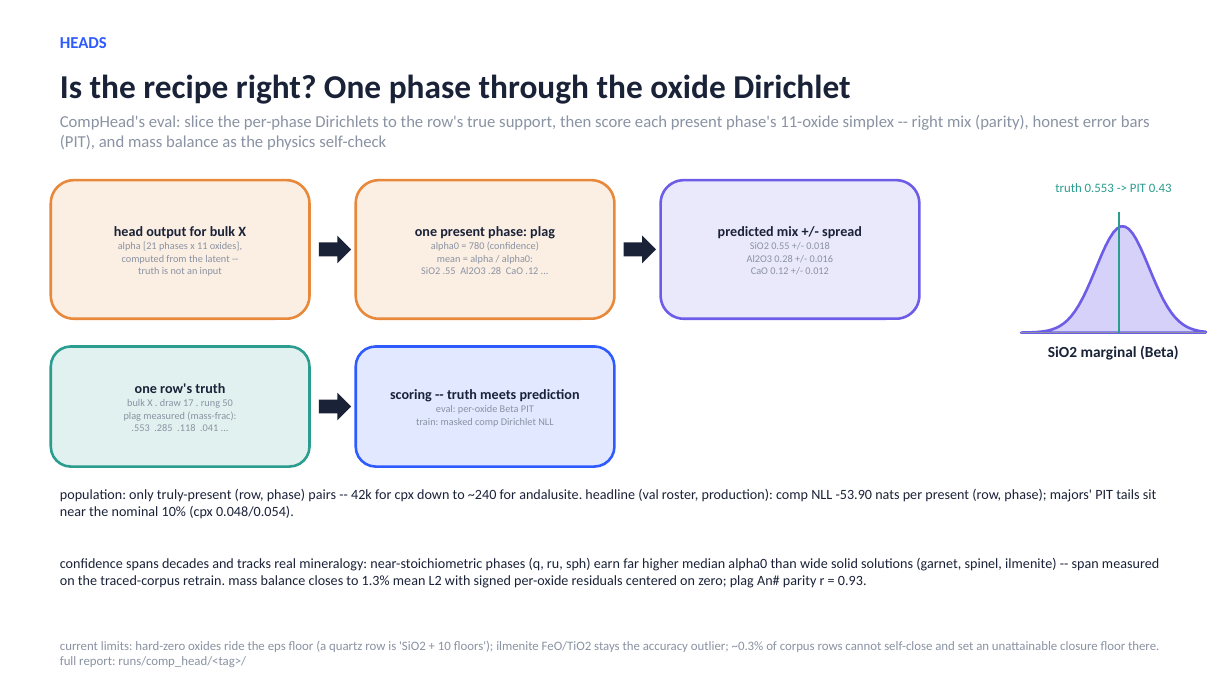
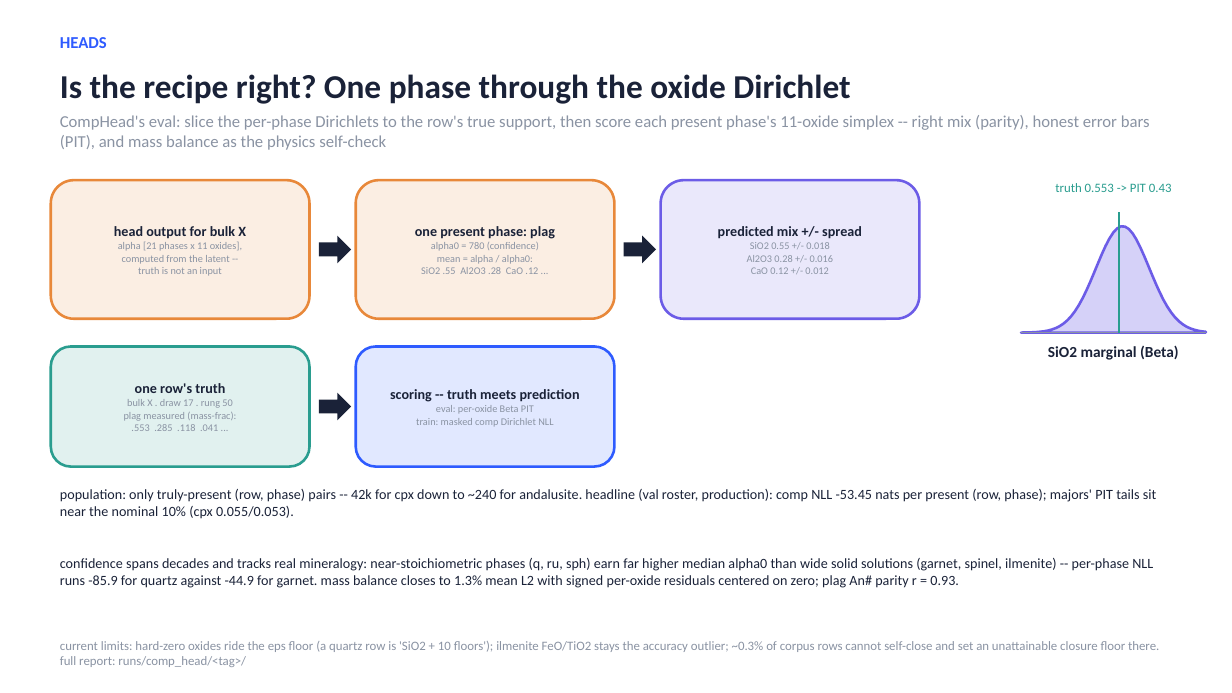
Before and after one commit to matthew-j-liu/phasecast, a slide deck: slide 16 of slides/overview.pptx (slide 17 before the commit). Drawn at 1232x693 pixels with LibreOffice and Linux fonts; fonts in the diff are those of the drawing. Boxes give left, top, right and bottom in pixels: in the first picture for what was removed or moved away, otherwise in the second. Text is boxed around its words. In the diff, an @@ line names an element or a change of style, - is before the commit and + after.

```diff
--- a/slides/overview.pptx
+++ b/slides/overview.pptx
@@ text at [60,489,1156,519]: text changed @@
-population: only truly-present (row, phase) pairs -- 42k for cpx down to ~240 for andalusite. headline (val roster, production): comp NLL -53.90 nats per present (row, phase); majors' PIT tails sit near the nominal 10% (cpx 0.048/0.054).
+population: only truly-present (row, phase) pairs -- 42k for cpx down to ~240 for andalusite. headline (val roster, production): comp NLL -53.45 nats per present (row, phase); majors' PIT tails sit near the nominal 10% (cpx 0.055/0.053).
@@ text at [60,558,1153,588]: text changed @@
-confidence spans decades and tracks real mineralogy: near-stoichiometric phases (q, ru, sph) earn far higher median alpha0 than wide solid solutions (garnet, spinel, ilmenite) -- span measured on the traced-corpus retrain. mass balance closes to 1.3% mean L2 with signed per-oxide residuals centered on zero; plag An# parity r = 0.93.
+confidence spans decades and tracks real mineralogy: near-stoichiometric phases (q, ru, sph) earn far higher median alpha0 than wide solid solutions (garnet, spinel, ilmenite) -- per-phase NLL runs -85.9 for quartz against -44.9 for garnet. mass balance closes to 1.3% mean L2 with signed per-oxide residuals centered on zero; plag An# parity r = 0.93.
```
Also in this commit, not shown: 13 other slides changed, 2 slides added, 1 slide removed, 3 other files.
